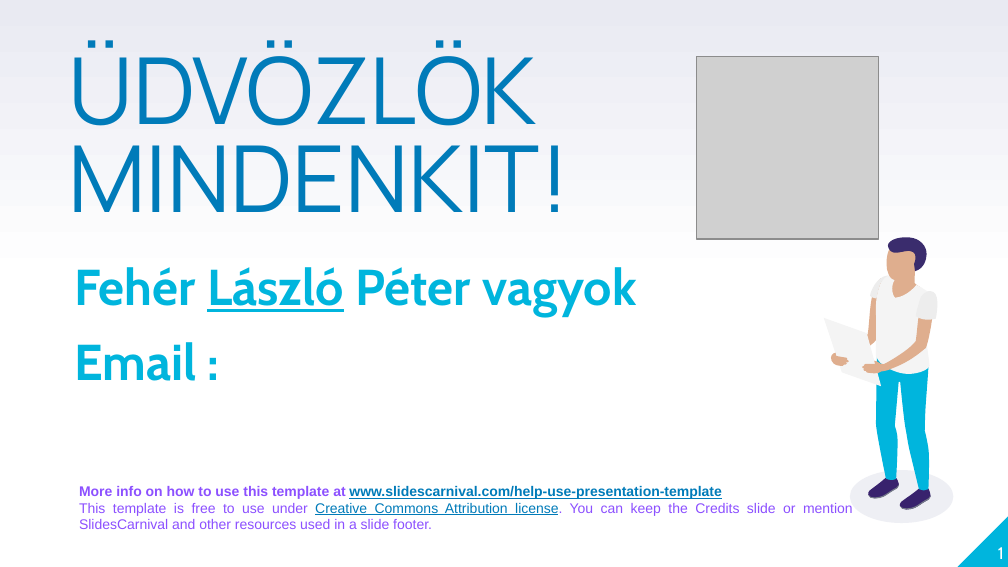
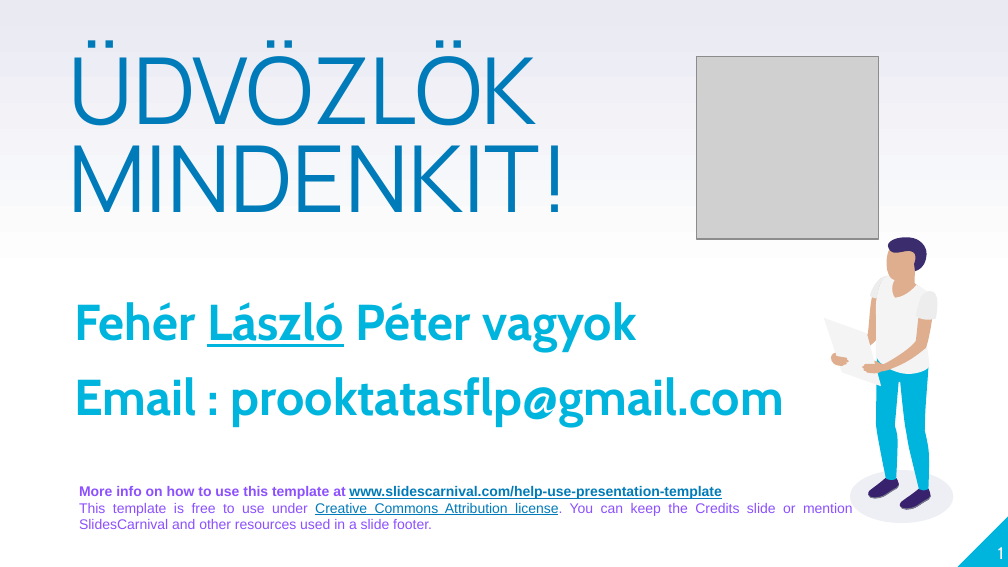
Before and after one commit to laszlofeher/javascriptalapok, a slide deck: slide 1 of 4Alkalom/Js4.pptx. Drawn at 1008x567 pixels with LibreOffice and Linux fonts; fonts in the diff are those of the drawing; grey boxes stand for pictures. Boxes give left, top, right and bottom in pixels: in the first picture for what was removed or moved away, otherwise in the second. Text is boxed around its words. In the diff, an @@ line names an element or a change of style, - is before the commit and + after.

```diff
--- a/4Alkalom/Js4.pptx
+++ b/4Alkalom/Js4.pptx
@@ text "Fehér László Péter vagyok": place and size @@
-text "Fehér László Péter vagyok" at box(74, 267, 636, 381)
+text "Fehér László Péter vagyok" at box(74, 302, 784, 426)
@@ text at box(74, 377, 784, 426): text changed @@
-Email :
+Email : prooktatasflp@gmail.com
```
Also in this commit, not shown: 2 other slides changed, 7 slides added, 28 slides removed, 3 other files.
